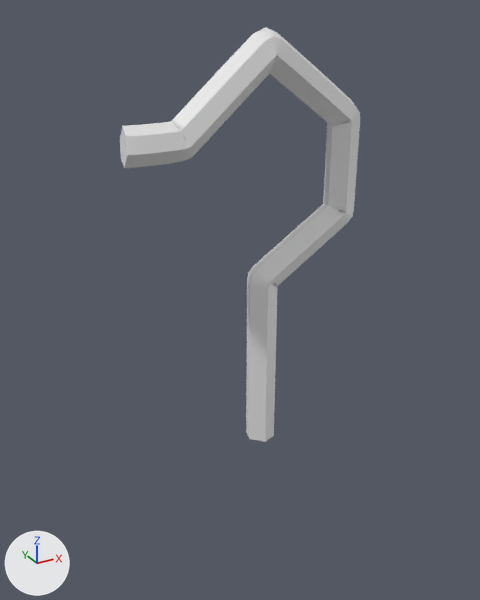
One commit to the Blender file Practicas/P2/BlenderModels/gancho.blend: the scene before it, then after it.
Rendered twice from a 50 mm camera at (-18.0, -29.7, 24.5) aimed at (-1.2, 0.8, 9.2). Arrows for +X, +Y and +Z are at lower left; the lights stay in place. The older version comes first.

Objects in the first picture: 'Curva_Bezier'.
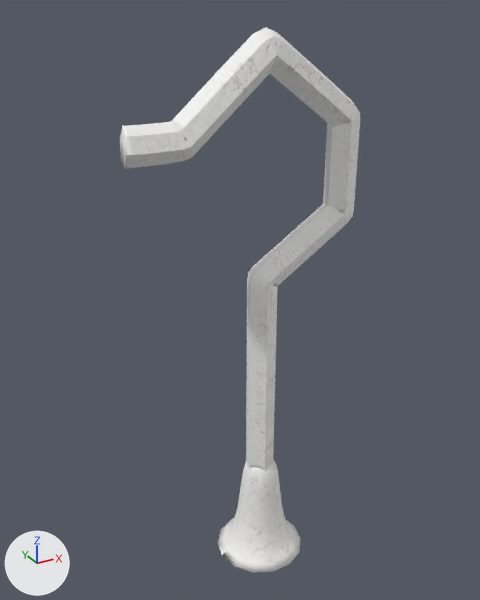
Commit message: Gancho finished

Pixel boxes [x1, y1, x2, y2] of what changed, in the pictures (480 x 600 px):
'Curva_Bezier', reshaped (7% taller): before [120, 27, 360, 442]; after [120, 27, 360, 471]
'Curva_Bezier.003', shown: after [218, 459, 301, 572]

What changed in the scene script:
```text
Add img_gancho_textu_png:
    img_gancho_textu_png = load_image('gancho_textu.png', 'gancho_textu.png', 1024, 1024, 'sRGB')
Add mat_material_002:
    mat_material_002 = bpy.data.materials.new('Material.002')
    # uses the picture img_gancho_textu_png
Add me_curva_bezier_003:
    me_curva_bezier_003.from_pydata(...)  # 5400 vertices, 5324 faces; spans x -5.6..25.4, y -13.5..1.7, z -1.0..1.1
    me_curva_bezier_003.polygons.foreach_set('use_smooth', [True] * 5324)
    me_curva_bezier_003.materials.append(mat_material_002)
Change ob_curva_bezier_003:
    ob_curva_bezier_003.location: (-0.2, 0.0, 0.0) -> (-0.83, 0.0, -5.08)
    remove ob_curva_bezier_003.hide_set(True)
    ob_curva_bezier_003.scale: (1.0, 1.0, 1.0) -> (3.34, 3.34, 3.34)
Change ob_curva_bezier:
    ob_curva_bezier: bpy.data.objects.new('Curva_Bezier', cu_curva_bezier_003) -> bpy.data.objects.new('Curva_Bezier', me_curva_bezier_003)
Change ob_círculo_bezier:
    remove ob_círculo_bezier.hide_set(True)
```
